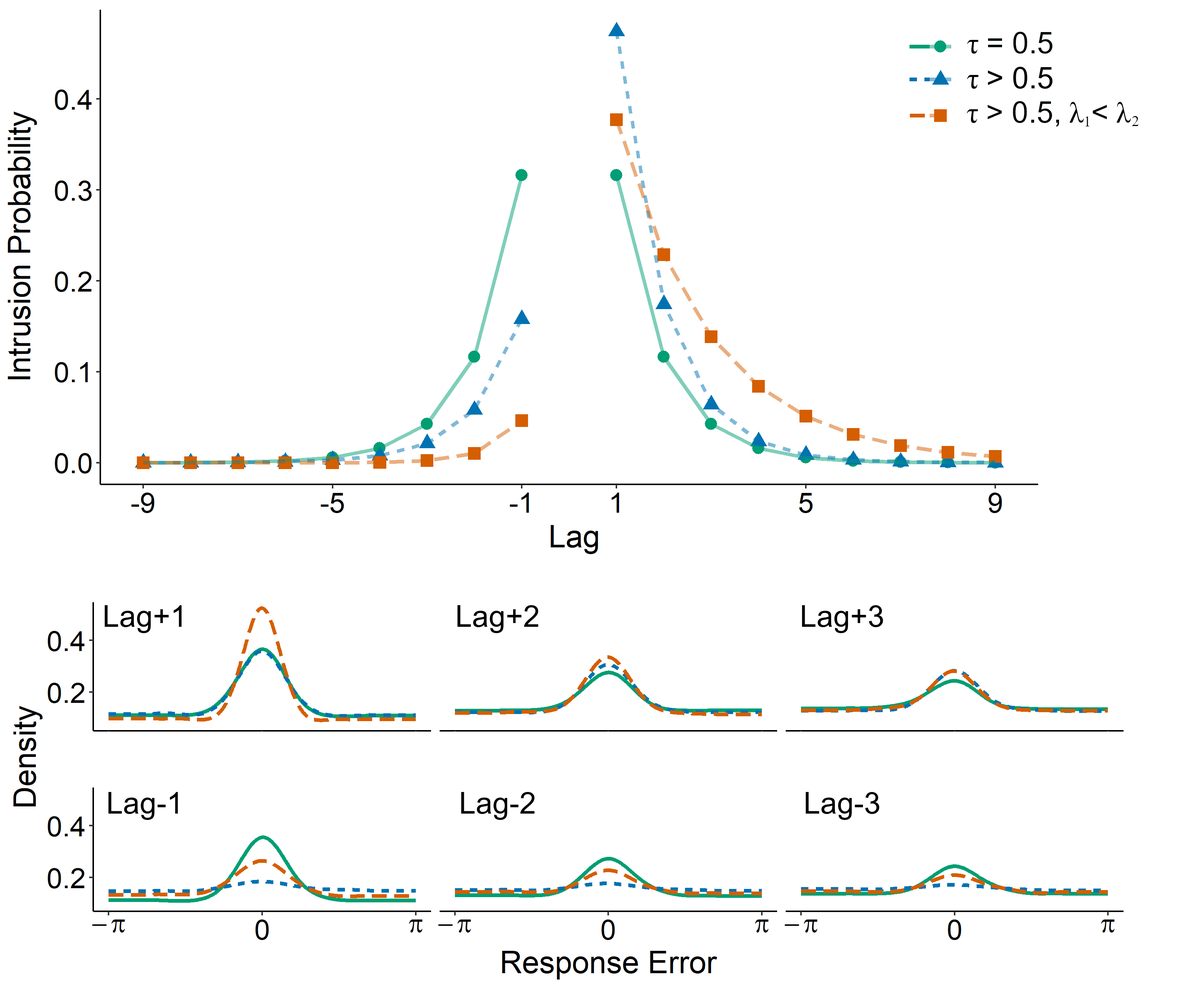
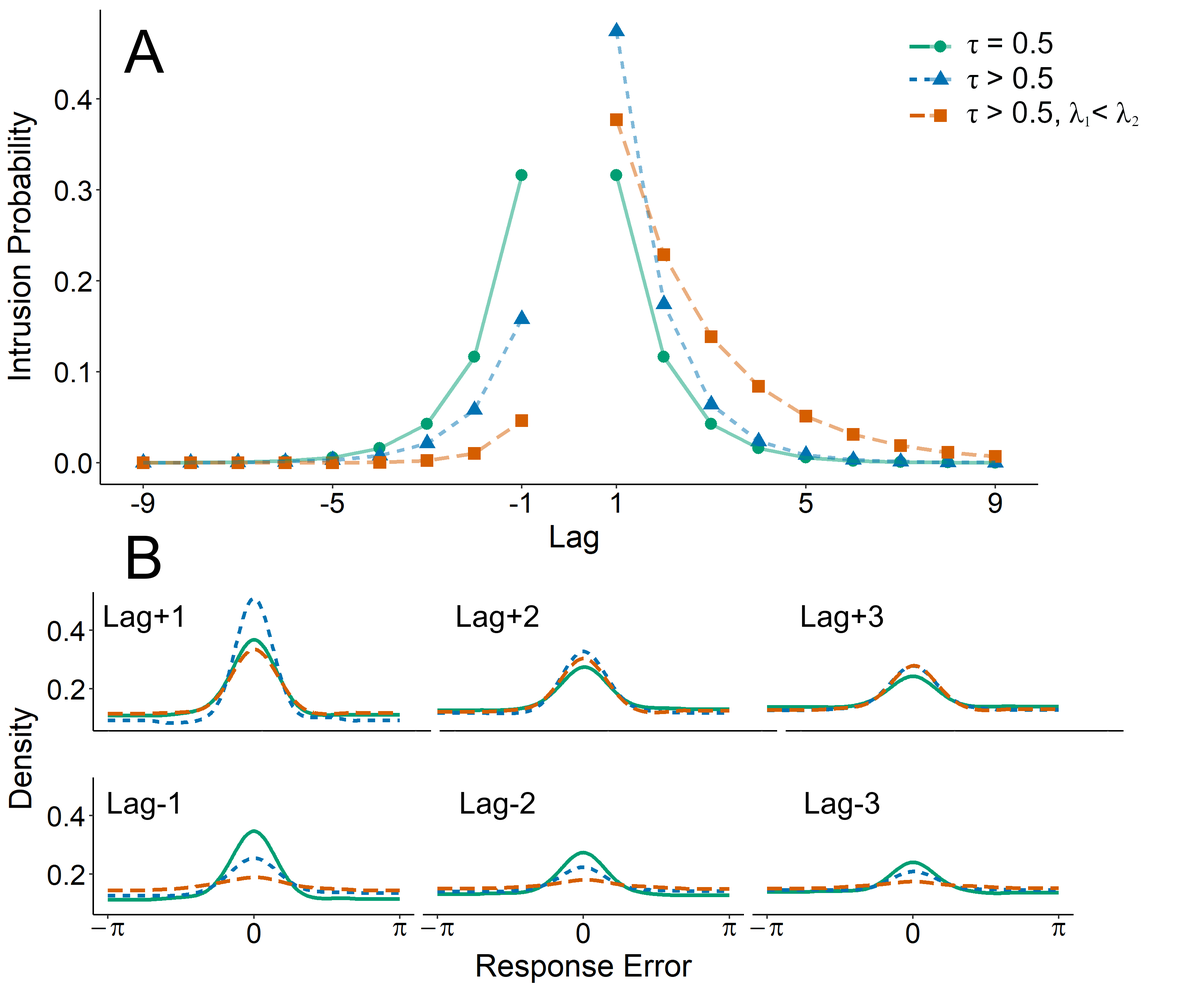
Two versions of the same layered image (1197x1006). Layer-by-layer changes:
added layer "B" above "A" over [127, 535, 161, 579]
added layer "A" above "Pasted Layer #5" over [123, 29, 165, 73]
painted on "Pasted Layer #2" over [8, 540, 1124, 983]
added layer "asymm_predictions.png" above "background3" over [8, 543, 1124, 983]
